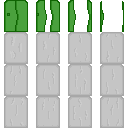
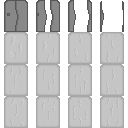
Layer changes from the first w=128, h=128 image to the second:
added group "Group 2" with 4 layers above "Group 3" over <box>4,0,124,32</box>
moved "Layer 23" into group "Group 2" over <box>4,0,124,32</box>
